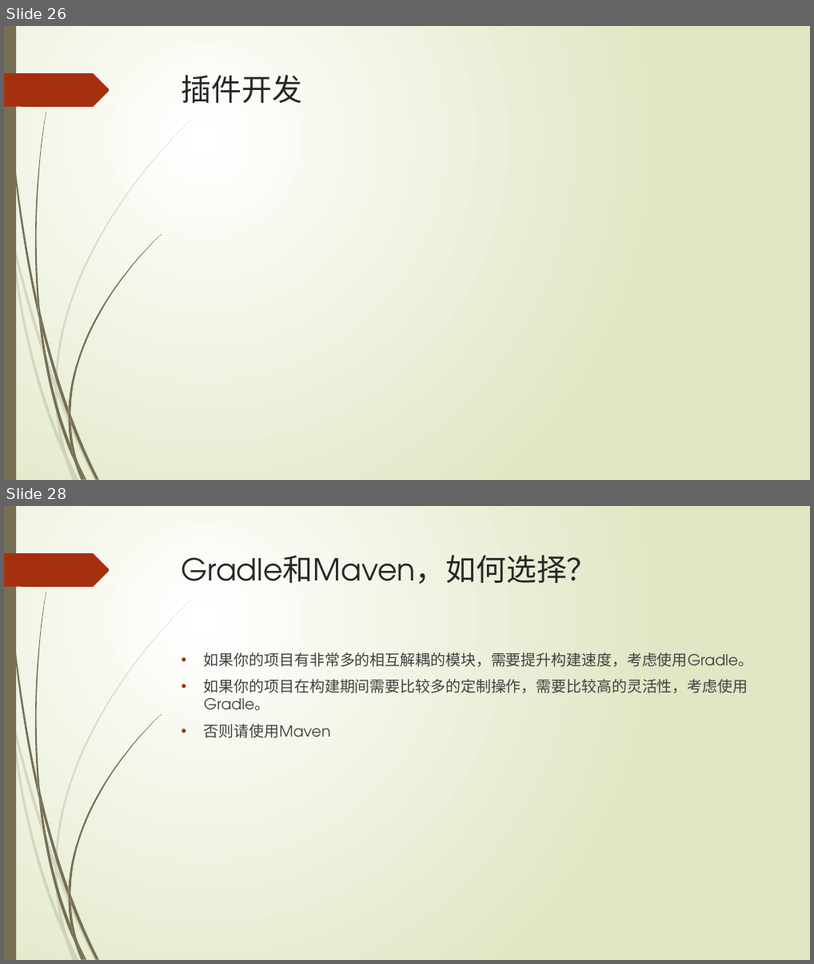
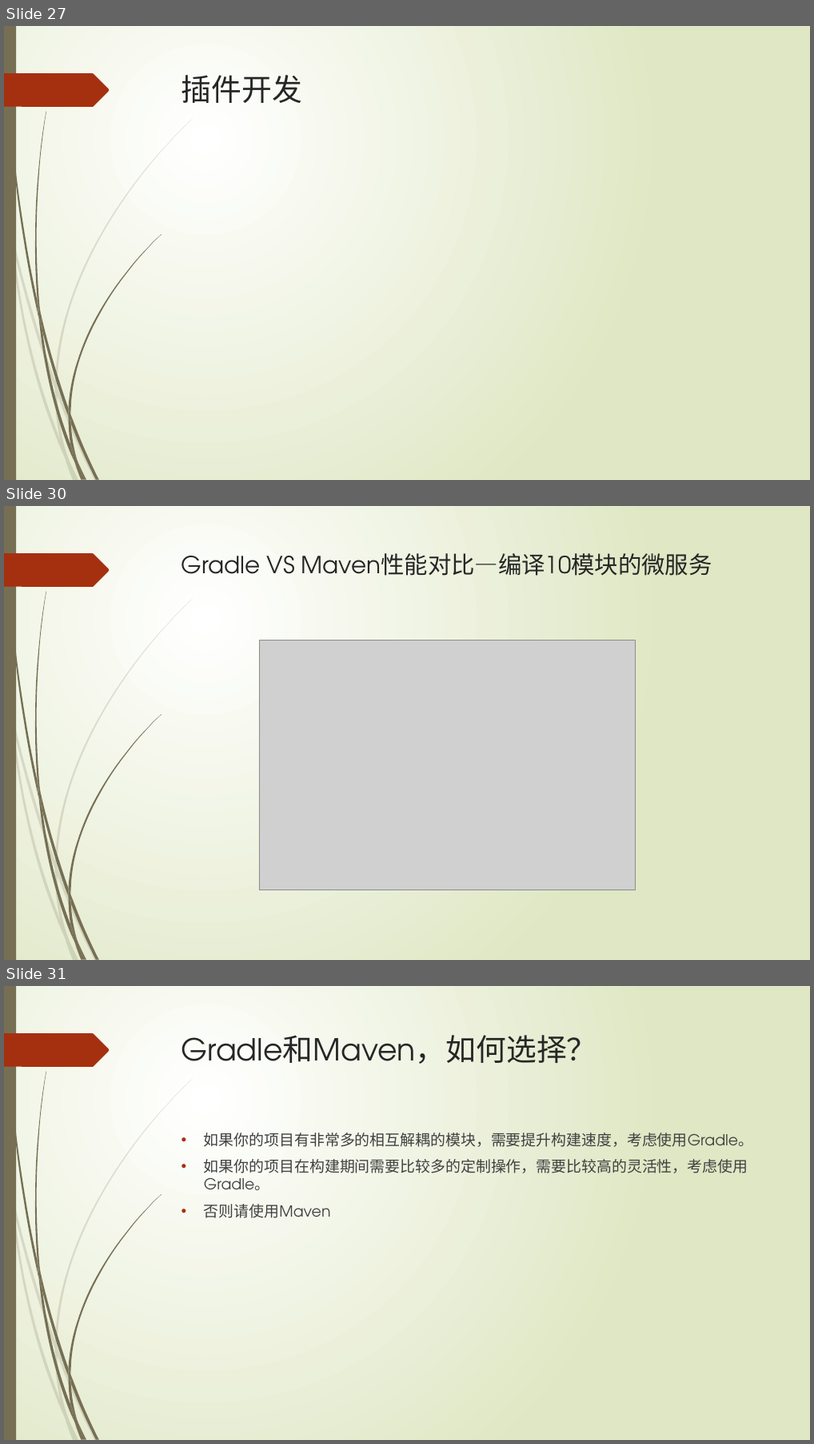
Before and after one commit to xljnc/gradle-springboot-plugin, a slide deck: doc/Gradle浅析.pptx. Shown one above the other, each under a label of ours: slides 26 and 28 before the commit, slides 27, 30 and 31 after it; the slides between them are not shown. The pictures are 814x964 and 814x1444 pixels, drawn with LibreOffice and Linux fonts; fonts in the diff are those of the drawing; grey boxes stand for pictures. Boxes give left, top, right and bottom in pixels: in the first picture for what was removed or moved away, otherwise in the second. Text is boxed around its words. In the diff, an @@ line names an element or a change of style, - is before the commit and + after.

```diff
--- a/doc/Gradle浅析.pptx
+++ b/doc/Gradle浅析.pptx
@@ slide 30 added at bbox=[4, 506, 810, 960], background gradient #FFFFFF to #DFE8C4; not listed: 24 template elements that a slide beside it also shows @@
@@ title added at bbox=[182, 553, 713, 576], 28 pt, text #262626 @@
+Gradle VS Maven性能对比—编译10模块的微服务
@@ picture added at bbox=[259, 640, 635, 889] @@
@@ what was slide 26 is now slide 27 @@
@@ what was slide 28 is now slide 31 @@
```
Also in this commit, not shown: 1 slide changed, 2 other slides added.
